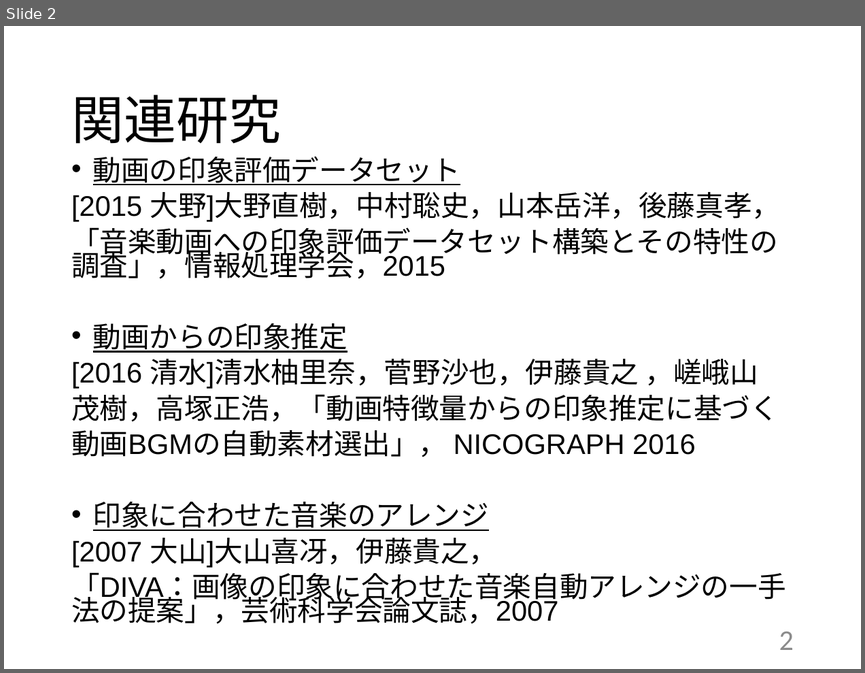
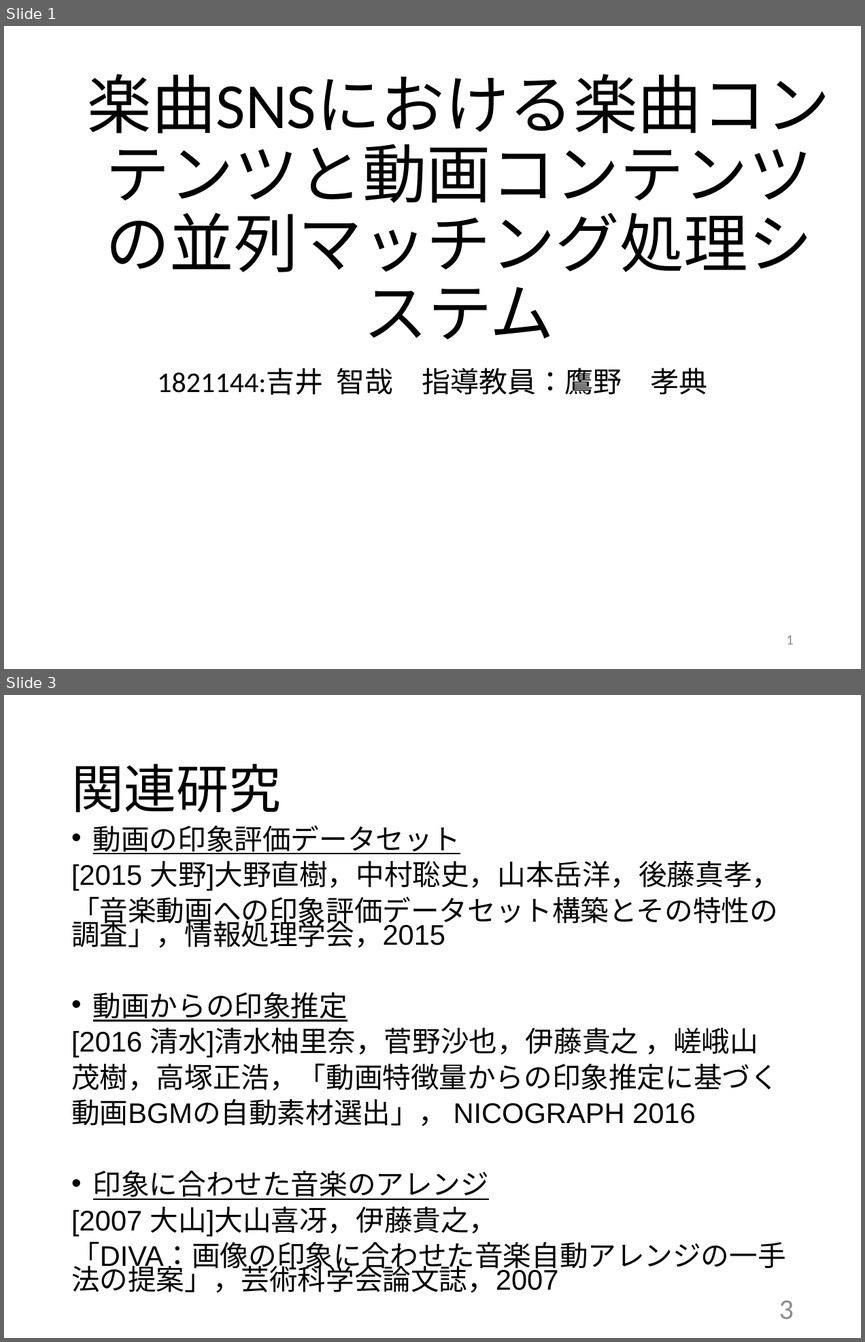
Before and after one commit to kait-takanolab/1821144-yoshii-thesis, a slide deck: 発表用スライド/1821144_yoshii_thesis.pptx. Shown one above the other, each under a label of ours: slide 2 before the commit, slides 1 and 3 after it; the slides between them are not shown. The pictures are 865x673 and 865x1342 pixels, drawn with LibreOffice and Linux fonts; fonts in the diff are those of the drawing. Boxes give left, top, right and bottom in pixels: in the first picture for what was removed or moved away, otherwise in the second. Text is boxed around its words. In the diff, an @@ line names an element or a change of style, - is before the commit and + after.

```diff
--- a/発表用スライド/1821144_yoshii_thesis.pptx
+++ b/発表用スライド/1821144_yoshii_thesis.pptx
@@ slide 1 added at (4, 26, 861, 669), background #FFFFFF @@
@@ title added at (88, 74, 831, 144), 54 pt, text #000000 @@
+楽曲SNSにおける楽曲コンテンツと動画コンテンツの並列マッチング処理システム
@@ subtitle added at (157, 367, 707, 395), 24 pt, text #000000 @@
+1821144:吉井 智哉 指導教員：鷹野 孝典
@@ page number added at (786, 635, 793, 644), 12 pt, text #8C8C8C @@
+1
@@ what was slide 2 is now slide 3 @@
@@ page number at (779, 1300, 793, 1319): text changed @@
-2
+3
```
Also in this commit, not shown: 5 slides changed, 2 other slides added, 1 other file.
